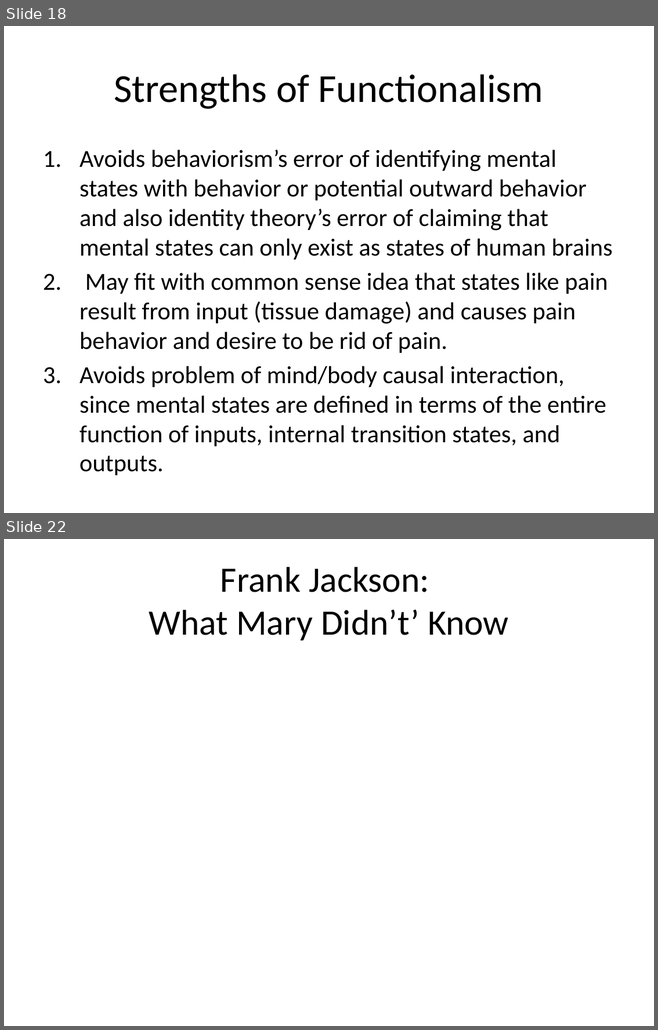
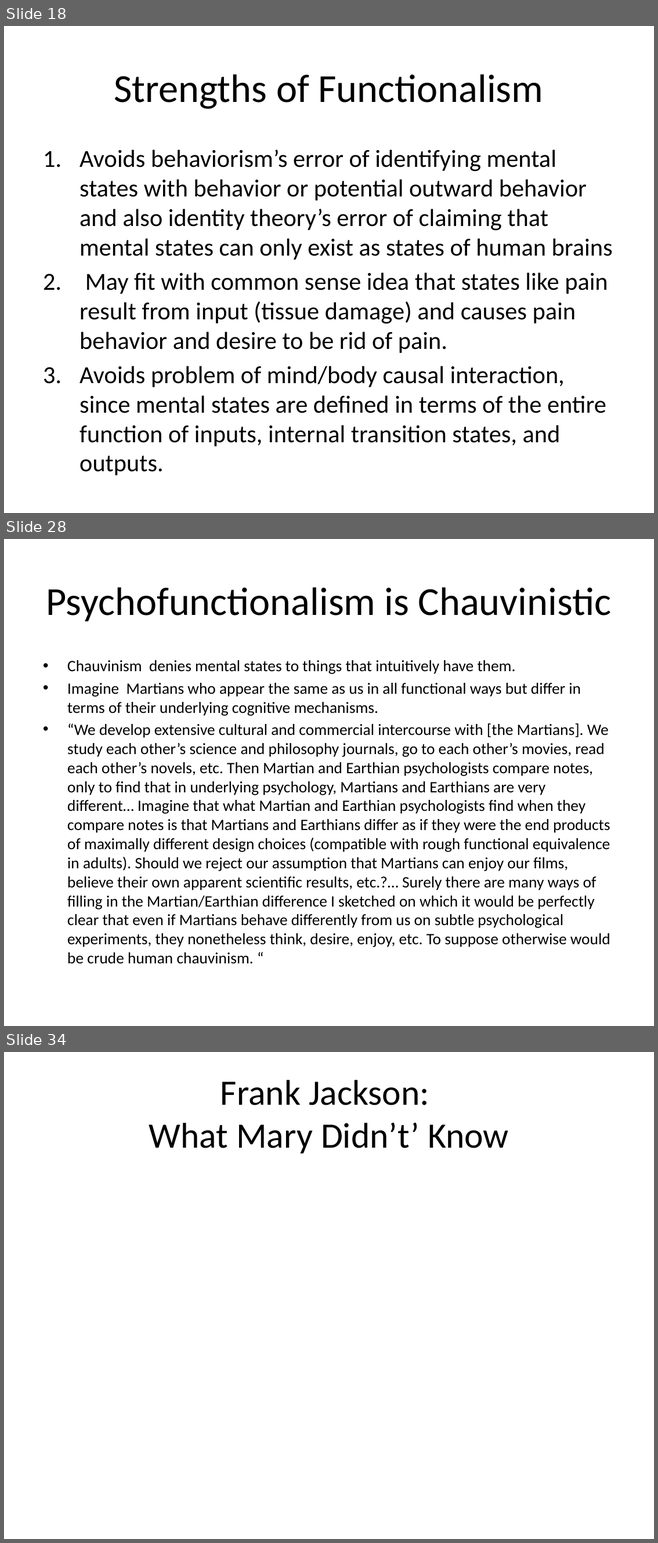
Before and after one commit to Ediblelnk/Kutztown-MSC, a slide deck: PHI241-philosophy-of-the-mind/lecture-slides/Maslin Chapter 5 Functionalism.pptx. Shown one above the other, each under a label of ours: slides 18 and 22 before the commit, slides 18, 28 and 34 after it; the slides between them are not shown. The pictures are 658x1030 and 658x1543 pixels, drawn with LibreOffice and Linux fonts; fonts in the diff are those of the drawing. Boxes give left, top, right and bottom in pixels: in the first picture for what was removed or moved away, otherwise in the second. Text is boxed around its words. In the diff, an @@ line names an element or a change of style, - is before the commit and + after.

```diff
--- a/PHI241-philosophy-of-the-mind/lecture-slides/Maslin Chapter 5 Functionalism.pptx
+++ b/PHI241-philosophy-of-the-mind/lecture-slides/Maslin Chapter 5 Functionalism.pptx
@@ slide 28 added at (x1=4, y1=539, x2=654, y2=1026), background #FFFFFF @@
@@ title added at (x1=46, y1=587, x2=611, y2=621), 44 pt, text #000000 @@
+Psychofunctionalism is Chauvinistic
@@ text added at (x1=67, y1=660, x2=610, y2=964), 17.6 pt, text #000000 @@
+• Chauvinism denies mental states to things that intuitively have them.
+• Imagine Martians who appear the same as us in all functional ways but differ in terms of their underlying cognitive mechanisms.
+• “We develop extensive cultural and commercial intercourse with [the Martians]. We study each other’s science and philosophy journals, go to each other’s movies, read each other’s novels, etc. Then Martian and Earthian psychologists compare notes, only to find that in underlying psychology, Martians and Earthians are very different… Imagine that what Martian and Earthian psychologists find when they compare notes is that Martians and Earthians differ as if they were the end products of maximally different design choices (compatible with rough functional equivalence in adults). Should we reject our assumption that Martians can enjoy our films, believe their own apparent scientific results, etc.?… Surely there are many ways of filling in the Martian/Earthian difference I sketched on which it would be perfectly clear that even if Martians behave differently from us on subtle psychological experiments, they nonetheless think, desire, enjoy, etc. To suppose otherwise would be crude human chauvinism. “
@@ what was slide 22 is now slide 34 @@
```
Also in this commit, not shown: 4 slides changed, 11 other slides added, 1 other file.
